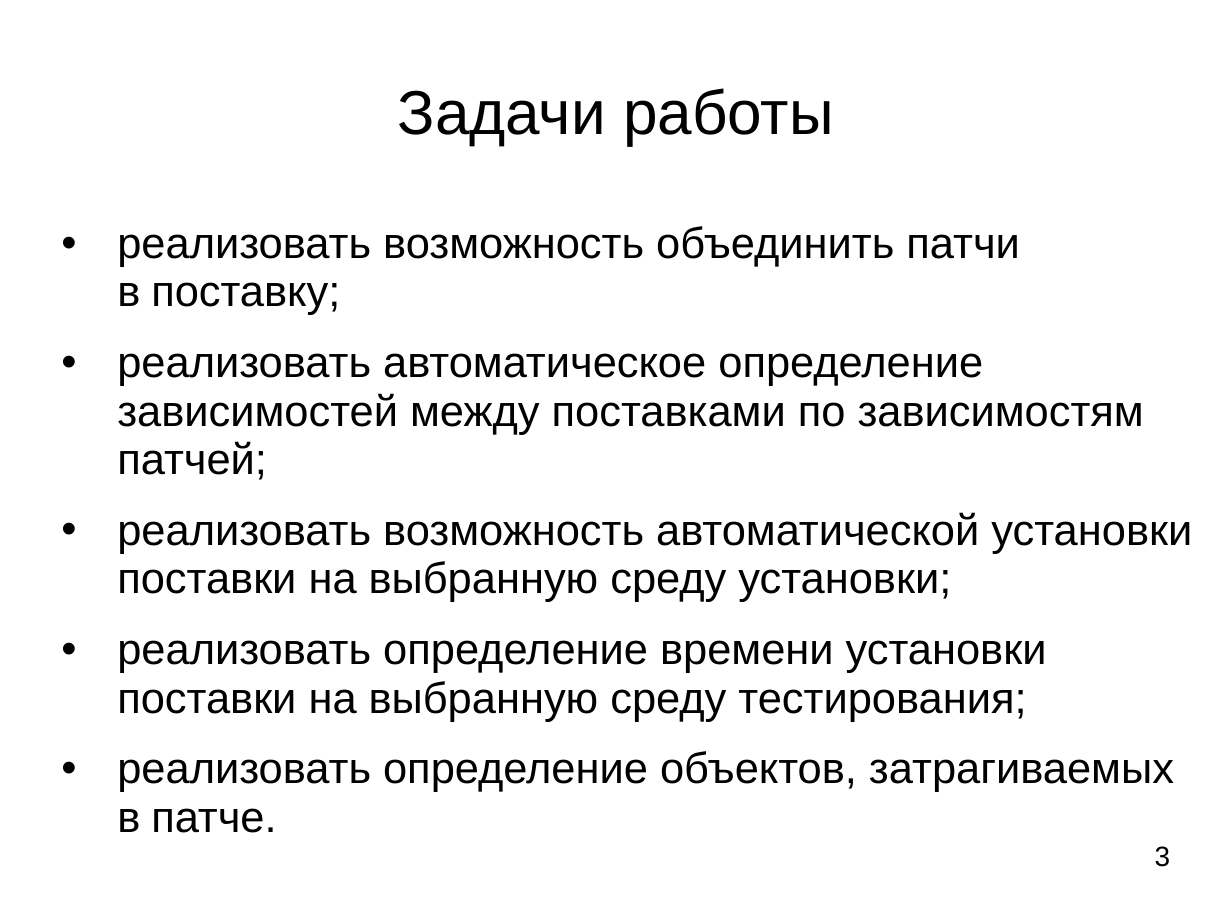
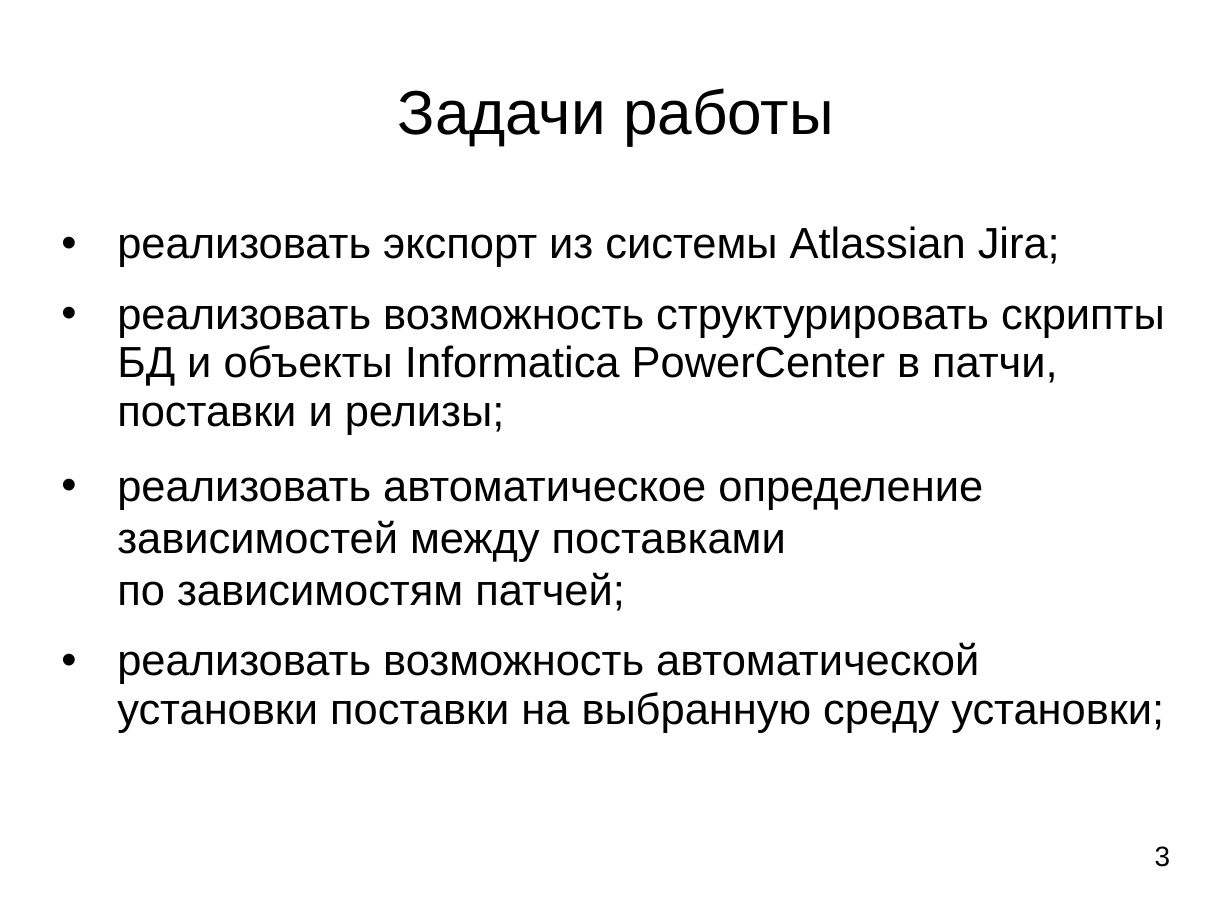
Before and after one commit to ledenevdmitry/CoreApp, a slide deck: slide 3 of LedenevDiplom.ppt. Drawn at 1232x924 pixels with LibreOffice and Linux fonts; fonts in the diff are those of the drawing. Boxes give left, top, right and bottom in pixels: in the first picture for what was removed or moved away, otherwise in the second. Text is boxed around its words. In the diff, an @@ line names an element or a change of style, - is before the commit and + after.

```diff
--- a/LedenevDiplom.ppt
+++ b/LedenevDiplom.ppt
@@ text at (117, 226, 1165, 435): text changed @@
-• реализовать возможность объединить патчи в поставку;
+• реализовать экспорт из системы Atlassian Jira;
+• реализовать возможность структурировать скрипты БД и объекты Informatica PowerCenter в патчи, поставки и релизы;
@@ text at (117, 477, 983, 611): line spacing 0.93 to 1 @@
@@ text at (117, 640, 1174, 833): paragraphs removed @@
-• реализовать определение времени установки поставки на выбранную среду тестирования;
-• реализовать определение объектов, затрагиваемых в патче.
```
Also in this commit, not shown: 10 other slides changed, 3 slides added, 5 slides removed, 3 other files.
